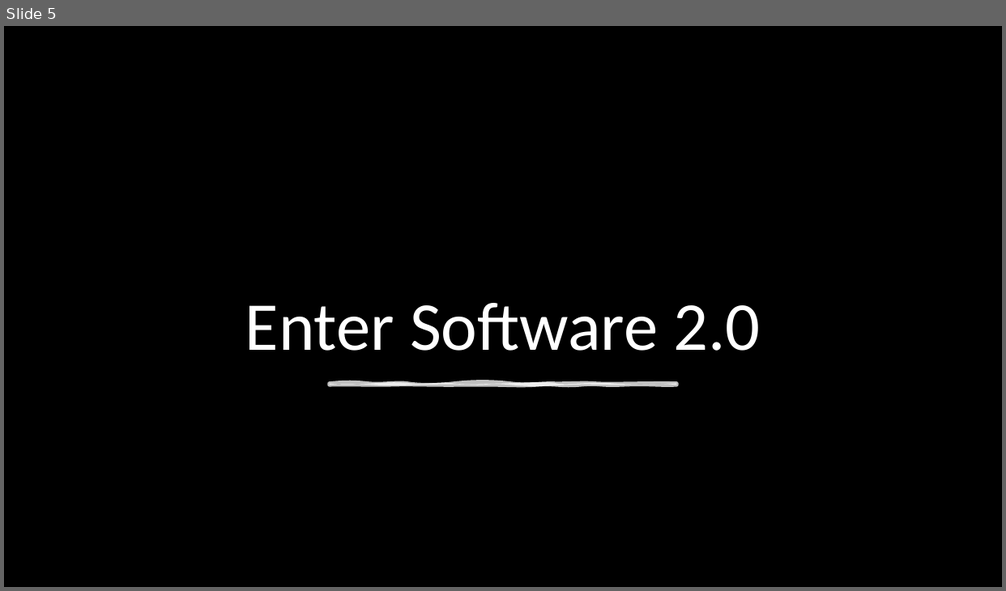
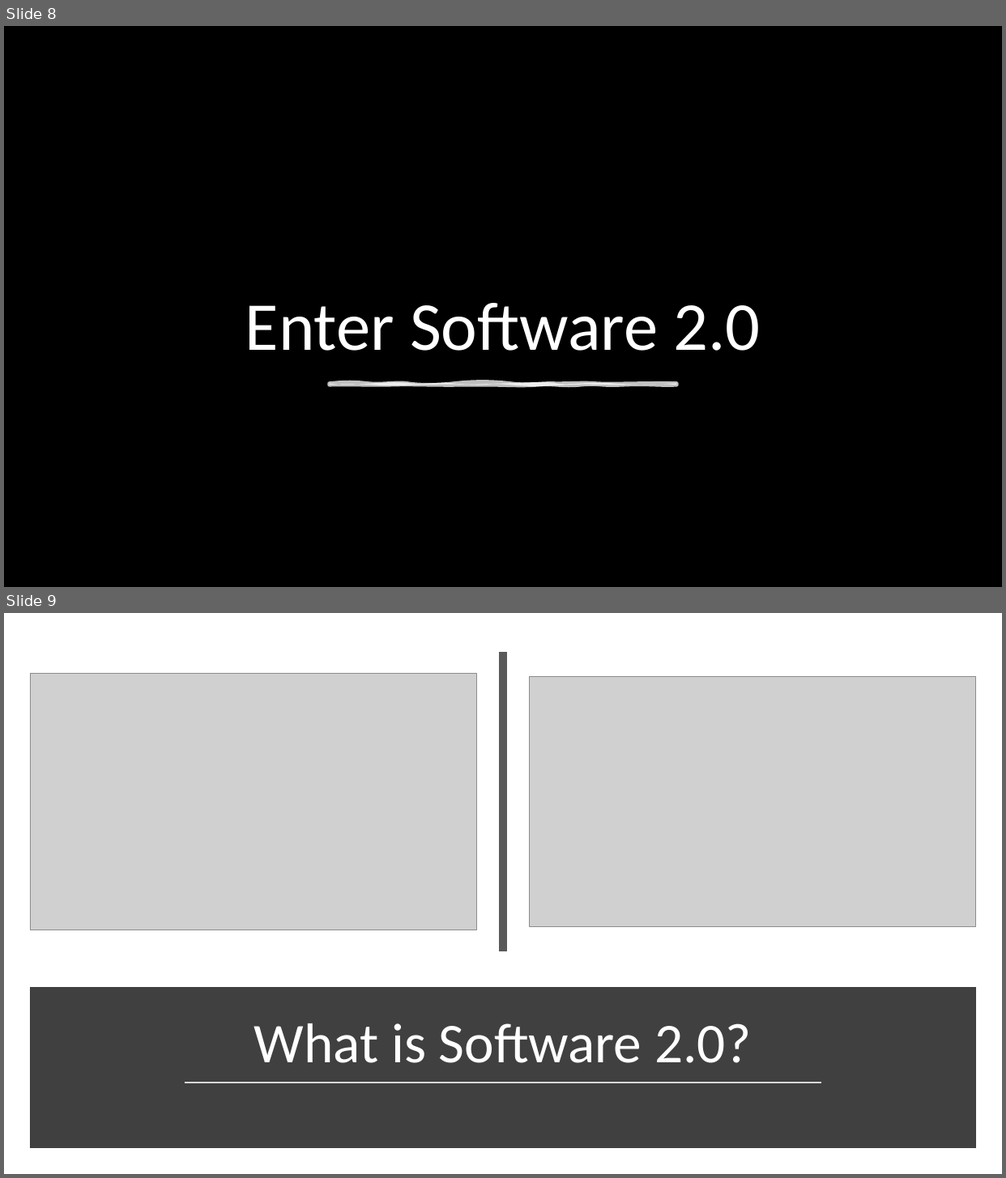
Before and after one commit to natitaw/my-books, a slide deck: presentation/Presentation1.pptx. Shown one above the other, each under a label of ours: slide 5 before the commit, slides 8 and 9 after it. The pictures are 1006x591 and 1006x1178 pixels, drawn with LibreOffice and Linux fonts; fonts in the diff are those of the drawing; grey boxes stand for pictures; background and template pictures are left out. Boxes give left, top, right and bottom in pixels: in the first picture for what was removed or moved away, otherwise in the second. Text is boxed around its words. In the diff, an @@ line names an element or a change of style, - is before the commit and + after.

```diff
--- a/presentation/Presentation1.pptx
+++ b/presentation/Presentation1.pptx
@@ slide 9 added at (x1=4, y1=613, x2=1002, y2=1174), background #FFFFFF @@
@@ line added from (503, 652) to (503, 952), #595959 8 pt @@
@@ picture added at (x1=30, y1=674, x2=477, y2=931) @@
@@ picture added at (x1=530, y1=677, x2=977, y2=926) @@
@@ rectangle added at (x1=35, y1=993, x2=971, y2=1144), fill #404040, outline #404040 10 pt @@
@@ title added at (x1=254, y1=1024, x2=752, y2=1063), 54 pt, text #FFFFFF @@
+What is Software 2.0?
@@ line added from (185, 1083) to (821, 1083), #D9D9D9 1.75 pt @@
@@ what was slide 5 is now slide 8 @@
```
Also in this commit, not shown: 4 slides changed, 6 other slides added.
